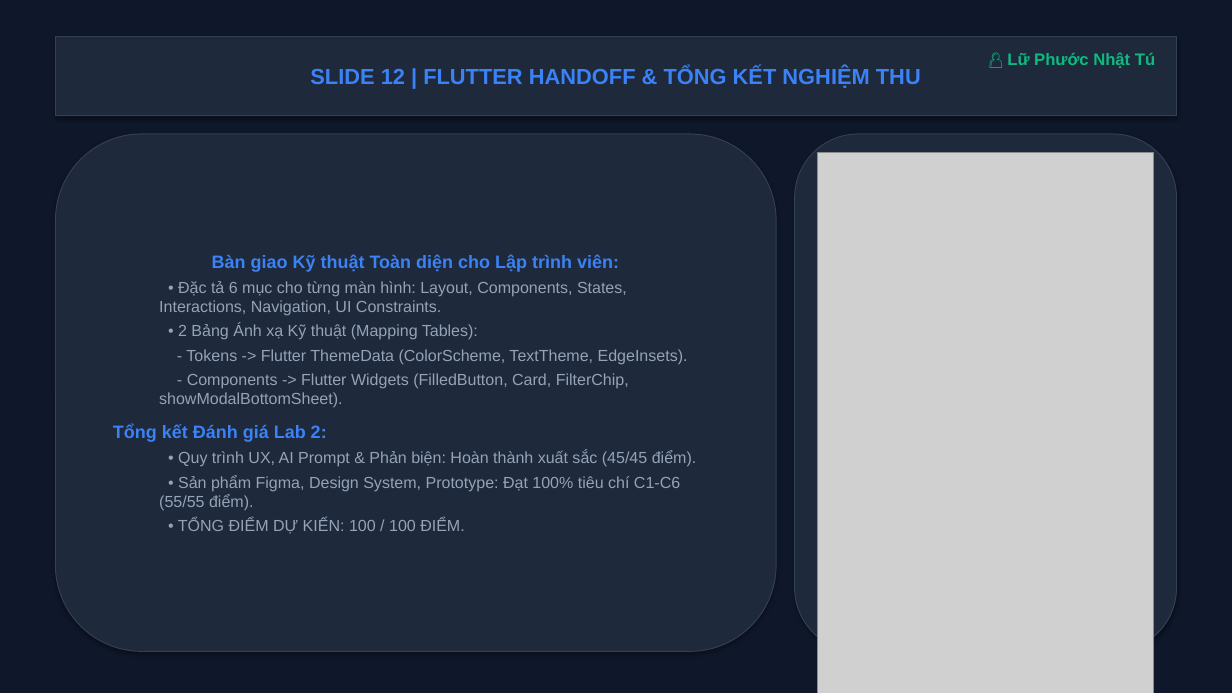
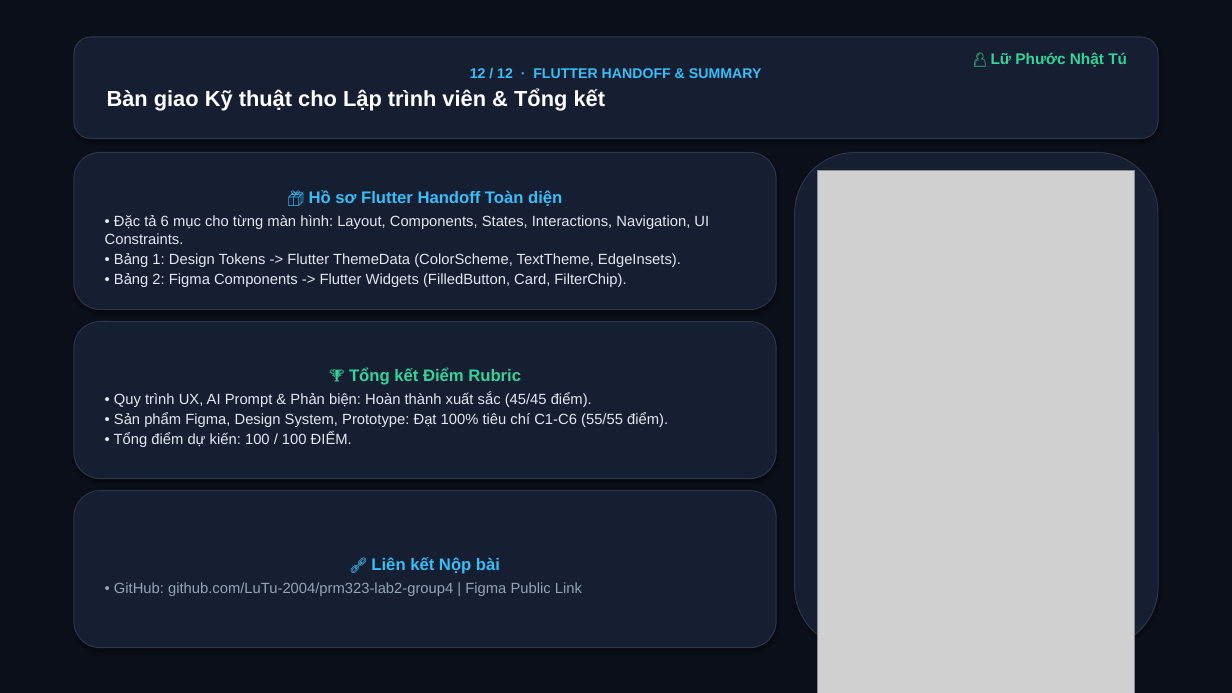
Before and after one commit to LuTu-2004/prm323-lab2-group4, a slide deck: slide 12 of docs/PRM323_Lab2_Nhom4_Slides.pptx. Drawn at 1232x693 pixels with LibreOffice and Linux fonts; fonts in the diff are those of the drawing; grey boxes stand for pictures. Boxes give left, top, right and bottom in pixels: in the first picture for what was removed or moved away, otherwise in the second. Text is boxed around its words. In the diff, an @@ line names an element or a change of style, - is before the commit and + after.

Commit message:
refactor(docs): redesign slides with clean 3-card layout, balanced spacing, and high contrast visual hierarchy

```diff
--- a/docs/PRM323_Lab2_Nhom4_Slides.pptx
+++ b/docs/PRM323_Lab2_Nhom4_Slides.pptx
@@ rectangle at [0, 0, 1232, 693]: fill #0F172A to #0B0F19; outline #0F172A 0.75 pt to none @@
@@ rounded rectangle "12 / 12 · FLUTTER ...": place and size @@
-rounded rectangle "12 / 12 · FLUTTER ..." at [55, 37, 1177, 116]
+rounded rectangle "12 / 12 · FLUTTER ..." at [74, 37, 1158, 139]
@@ rounded rectangle "12 / 12 · FLUTTER ..." at [74, 37, 1158, 139]: rectangle to rounded rectangle; fill #1E293B to #161E31; outline #334155 0.75 pt to #2D3748 0.75 pt @@
@@ text "👤 Lữ Phước Nhật Tú": place and size @@
-text "👤 Lữ Phước Nhật Tú" at [1007, 52, 1155, 68]
+text "👤 Lữ Phước Nhật Tú" at [991, 52, 1127, 67]
@@ text "👤 Lữ Phước Nhật Tú" at [991, 52, 1127, 67]: size 13 to 12 pt, text colour #10B981 to #34D399 @@
@@ text in rounded rectangle at [107, 68, 762, 110]: text changed; text colour #3B82F6 to #FFFFFF @@
-SLIDE 12 | FLUTTER HANDOFF & TỔNG KẾT NGHIỆM THU
+12 / 12 · FLUTTER HANDOFF & SUMMARY
+Bàn giao Kỹ thuật cho Lập trình viên & Tổng kết
@@ rounded rectangle "📦 Hồ sơ Flutter Handoff ...": place and size @@
-rounded rectangle "📦 Hồ sơ Flutter Handoff ..." at [55, 134, 776, 652]
+rounded rectangle "📦 Hồ sơ Flutter Handoff ..." at [74, 152, 776, 310]
@@ rounded rectangle "📦 Hồ sơ Flutter Handoff ..." at [74, 152, 776, 310]: fill #1E293B to #161E31; outline #334155 0.75 pt to #2D3748 0.75 pt @@
@@ rounded rectangle at [795, 152, 1158, 648]: fill #1E293B to #161E31; outline #334155 0.75 pt to #2D3748 0.75 pt @@
@@ rounded rectangle: place and size @@
-rounded rectangle at [795, 134, 1177, 652]
+rounded rectangle at [795, 152, 1158, 648]
@@ picture: place and size @@
-picture at [818, 152, 1153, 693]
+picture at [818, 171, 1135, 693]
@@ text in rounded rectangle at [309, 190, 562, 206]: text changed; size 14 to 13 pt; text colour #3B82F6 to #38BDF8 @@
-Bàn giao Kỹ thuật Toàn diện cho Lập trình viên:
+📦 Hồ sơ Flutter Handoff Toàn diện
@@ text in rounded rectangle at [105, 215, 709, 244]: size 12.5 to 11.5 pt, text colour #94A3B8 to #E2E8F0 in "• Đặc tả 6 mục cho từng ..."; list level 2 to 1 in "• Đặc tả 6 mục ..." @@
@@ text in rounded rectangle at [114, 253, 681, 287]: text changed; size 12.5 to 11.5 pt; text colour #94A3B8 to #E2E8F0 @@
-  • 2 Bảng Ánh xạ Kỹ thuật (Mapping Tables):
-  - Tokens -> Flutter ThemeData (ColorScheme, TextTheme, EdgeInsets).
-  - Components -> Flutter Widgets (FilledButton, Card, FilterChip, showModalBottomSheet).
-Tổng kết Đánh giá Lab 2:
-  • Quy trình UX, AI Prompt & Phản biện: Hoàn thành xuất sắc (45/45 điểm).
-  • Sản phẩm Figma, Design System, Prototype: Đạt 100% tiêu chí C1-C6 (55/55 điểm).
-  • TỔNG ĐIỂM DỰ KIẾN: 100 / 100 ĐIỂM.
+• Bảng 1: Design Tokens -> Flutter ThemeData (ColorScheme, TextTheme, EdgeInsets).
+• Bảng 2: Figma Components -> Flutter Widgets (FilledButton, Card, FilterChip).
@@ rounded rectangle added at [74, 322, 776, 479], fill #161E31, outline #2D3748 0.75 pt, 11.5 pt, text #E2E8F0 @@
+🏆 Tổng kết Điểm Rubric
+• Quy trình UX, AI Prompt & Phản biện: Hoàn thành xuất sắc (45/45 điểm).
+• Sản phẩm Figma, Design System, Prototype: Đạt 100% tiêu chí C1-C6 (55/55 điểm).
+• Tổng điểm dự kiến: 100 / 100 ĐIỂM.
@@ rounded rectangle added at [74, 491, 776, 648], fill #161E31, outline #2D3748 0.75 pt, 11.5 pt, text #94A3B8 @@
+🔗 Liên kết Nộp bài
+• GitHub: github.com/LuTu-2004/prm323-lab2-group4 | Figma Public Link
```
Also in this commit, not shown: 11 other slides changed, 1 other file.
